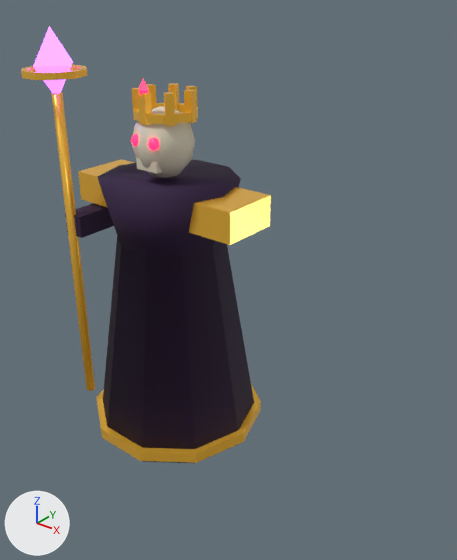
Two versions of the glTF model models/lich.glb, one commit apart.
Rendered twice from a camera (50 mm lens) standing at (4.19, -4.31, 4.74) and looking at (0.53, 0.26, 1.91). Arrows for +X, +Y and +Z are at lower left; the lights stay in place. The picture after the commit comes second. Where no turn or scale is listed for an object, it has been applied to the vertices.

The scene before the commit, as lines of its bpy script (objects in view):
```python
ob_lich_body_lich_bone = bpy.data.objects.new('lich_body_lich_bone', me_lich_body_lich_bone)
ob_lich_body_lich_bone.location = (0.0, 0.0, 0.15)
ob_lich_body_lich_robe = bpy.data.objects.new('lich_body_lich_robe', me_lich_body_lich_robe)
ob_lich_body_lich_robe.location = (0.0, 0.0, 0.15)
ob_lich_body_lich_trim = bpy.data.objects.new('lich_body_lich_trim', me_lich_body_lich_trim)
ob_lich_body_lich_trim.location = (0.0, 0.0, 0.15)
ob_lich_staff_lich_robe = bpy.data.objects.new('lich_staff_lich_robe', me_lich_staff_lich_robe)
ob_lich_staff_lich_robe.location = (0.0, 0.0, 0.15)
ob_lich_staff_lich_trim = bpy.data.objects.new('lich_staff_lich_trim', me_lich_staff_lich_trim)
ob_lich_staff_lich_trim.location = (0.0, 0.0, 0.15)
# also in view: 'lich_staff_lich_soul' at (-0.8, -0.6, 4.0)
```
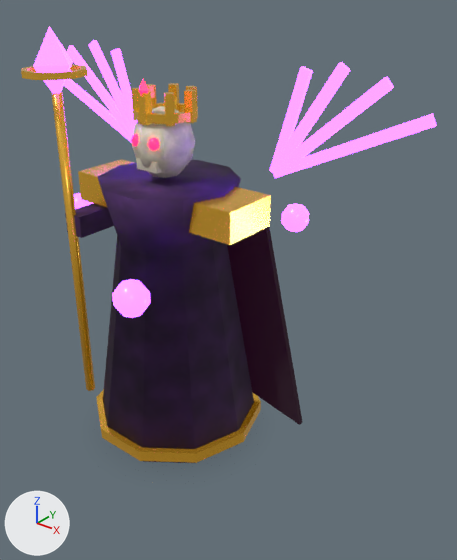
Location of each change, [x1, y1, x2, y2] in pixels of the pictures (457 x 560 px):
'lich_body_lich_robe', surface changed: [98, 160, 254, 463] in both
'lich_body_lich_soul', added (purple): after [64, 40, 437, 178]
'lich_body_lich_trim', surface changed: [78, 83, 271, 463] in both
'lich_body_lich_cape', added (black): after [227, 227, 303, 425]
'lich_staff_lich_trim', surface changed: [21, 64, 95, 391] in both
'lich_orbs_lich_soul', added: after [74, 193, 309, 318]
'lich_staff_lich_robe', surface changed: [65, 203, 114, 237] in both

Diff of the bpy script that builds the scene:
```diff
--- a/models/lich.glb.py
+++ b/models/lich.glb.py
@@ img_skin_lich_robe_31 @@
+img_skin_lich_robe_31 = load_image('skin_lich_robe_31', '_unpacked/skin_lich_robe_31', 256, 256, 'sRGB')
@@ mat_lich_robe @@
 mat_lich_robe = principled_material('lich_robe')
-mat_lich_robe.base_color = (0.0232, 0.00478, 0.0423)  # dark purple #2a0f3a
+mat_lich_robe.texture = img_skin_lich_robe_31
 mat_lich_robe.roughness = 0.8
@@ mat_lich_trim @@
 mat_lich_trim.metallic = 0.6
-mat_lich_trim.roughness = 0.3
+mat_lich_trim.roughness = 0.25
 mat_lich_trim.emission_color = (0.117, 0.0506, 0.0)  # brown #604000
@@ mat_lich_cape @@
+mat_lich_cape = principled_material('lich_cape')
+mat_lich_cape.base_color = (0.00605, 0.00121, 0.00439)  # black #12040e
+mat_lich_cape.roughness = 0.9
+mat_lich_cape.emission_color = (0.00926, 0.0, 0.00578)  # black #180011
+mat_lich_cape.emission_strength = 1.0
@@ me_lich_orbs_lich_soul @@
+me_lich_orbs_lich_soul.from_pydata(...)  # 102 vertices, 192 faces; spans x -1.55..0.85, y -1.36..1.36, z 2.04..2.36
+me_lich_orbs_lich_soul.materials.append(mat_lich_soul)  # purple #8a3bff, glowing purple #8a3bff
@@ me_lich_body_lich_soul @@
+me_lich_body_lich_soul.from_pydata(...)  # 64 vertices, 96 faces; spans x -2.37..2.37, y 0.48..0.52, z 2.85..3.93
+me_lich_body_lich_soul.materials.append(mat_lich_soul)  # purple #8a3bff, glowing purple #8a3bff
@@ me_lich_body_lich_cape @@
+me_lich_body_lich_cape.from_pydata(...)  # 14 vertices, 24 faces; spans x -1.3..1.3, y 0.56..0.62, z 0.05..2.6
+me_lich_body_lich_cape.materials.append(mat_lich_cape)  # black #12040e
@@ ob_lich_orbs_lich_soul @@
+ob_lich_orbs_lich_soul = bpy.data.objects.new('lich_orbs_lich_soul', me_lich_orbs_lich_soul)
+ob_lich_orbs_lich_soul.location = (0.0, 0.0, 0.15)
@@ ob_lich_body_lich_soul @@
+ob_lich_body_lich_soul = bpy.data.objects.new('lich_body_lich_soul', me_lich_body_lich_soul)
+ob_lich_body_lich_soul.location = (0.0, 0.0, 0.15)
@@ ob_lich_body_lich_cape @@
+ob_lich_body_lich_cape = bpy.data.objects.new('lich_body_lich_cape', me_lich_body_lich_cape)
+ob_lich_body_lich_cape.location = (0.0, 0.0, 0.15)
```
